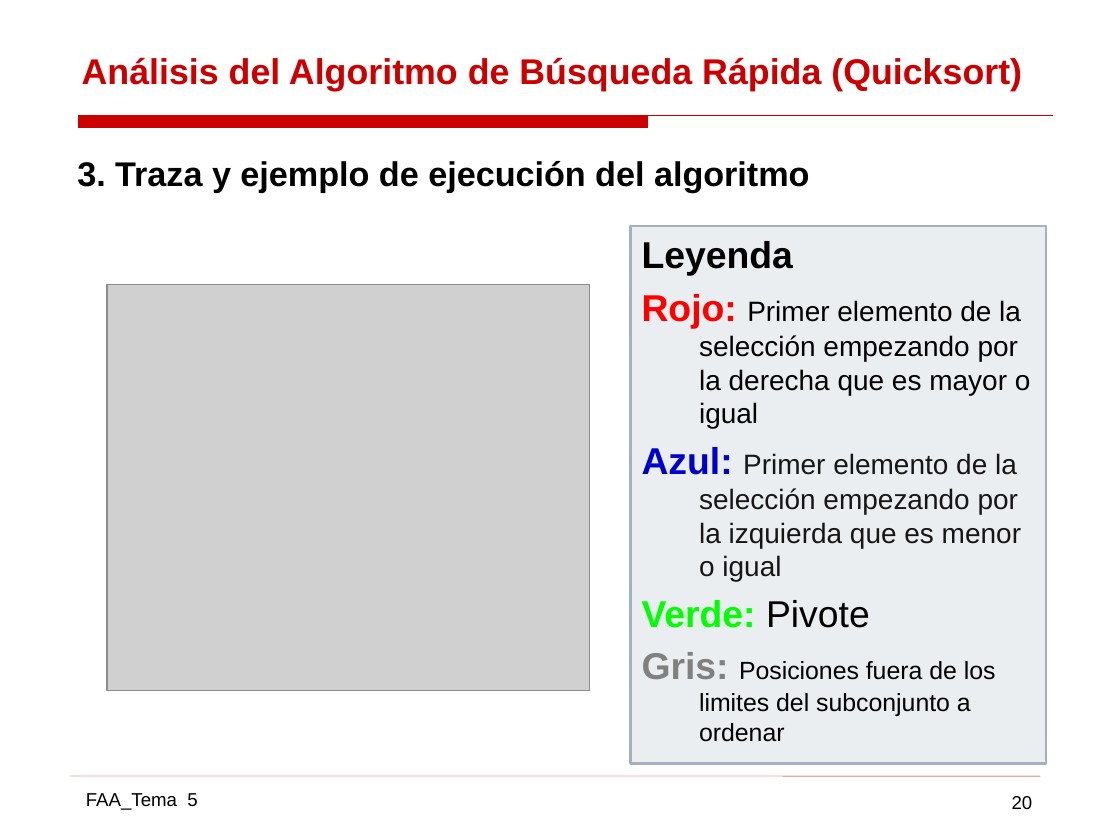
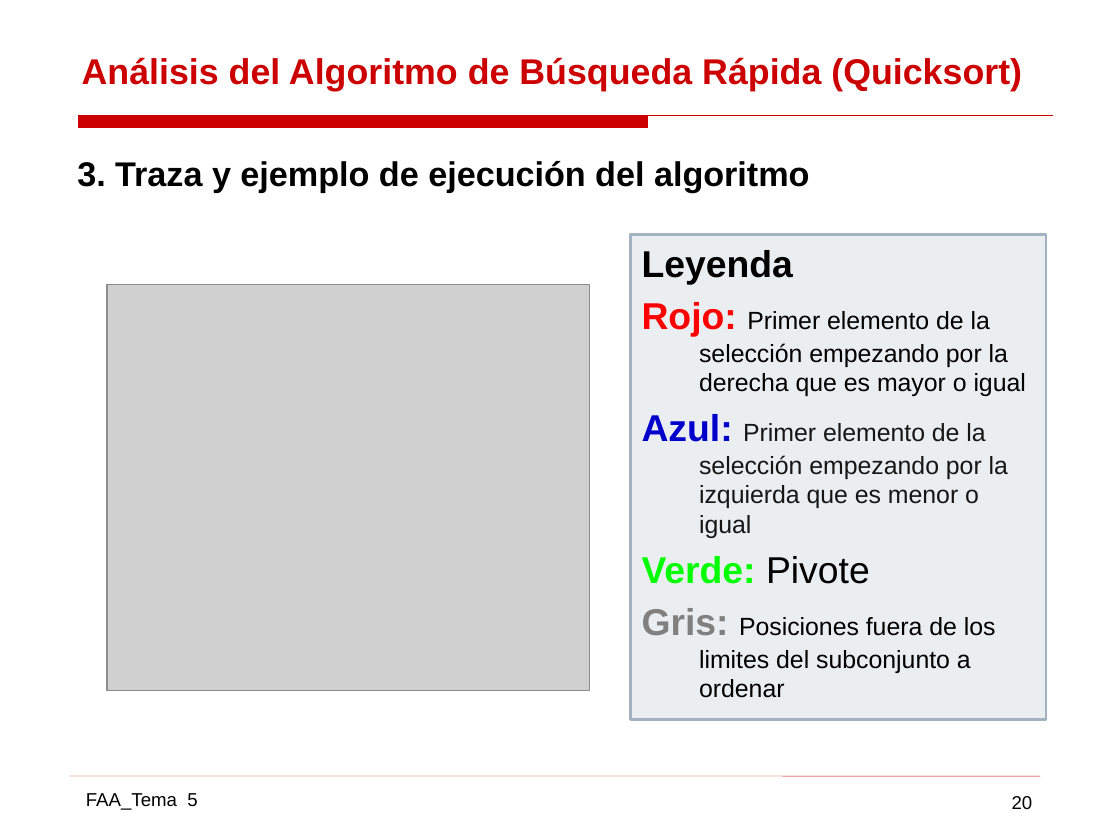
Before and after one commit to gabrielpr96/ETSIcode, a slide deck: slide 20 of FAA/Practica 2 AAD/AAD_11.pptx. Drawn at 1120x840 pixels with LibreOffice and Linux fonts; fonts in the diff are those of the drawing; grey boxes stand for pictures. Boxes give left, top, right and bottom in pixels: in the first picture for what was removed or moved away, otherwise in the second. Text is boxed around its words. In the diff, an @@ line names an element or a change of style, - is before the commit and + after.

```diff
--- a/FAA/Practica 2 AAD/AAD_11.pptx
+++ b/FAA/Practica 2 AAD/AAD_11.pptx
@@ rectangle "Leyenda": place and size @@
-rectangle "Leyenda" at (631,226,1046,764)
+rectangle "Leyenda" at (631,234,1046,719)
@@ text in rectangle at (642,302,1026,538): size 18 to 16 pt in "Primer elemento de la selección empezando por ...", "Primer elemento de la selección empezando por ..." @@
```
Also in this commit, not shown: 22 other slides changed, 1 slide added, 2 slides removed, 5 other files.
